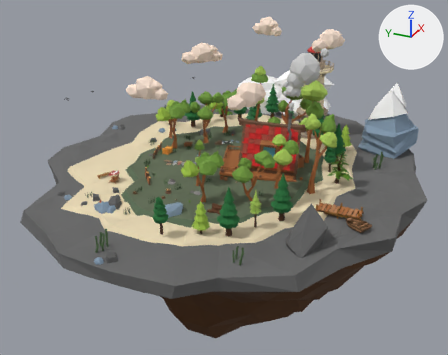
One commit to the glTF model public/models/island/Floating Port.glb: the scene before it, then after it.
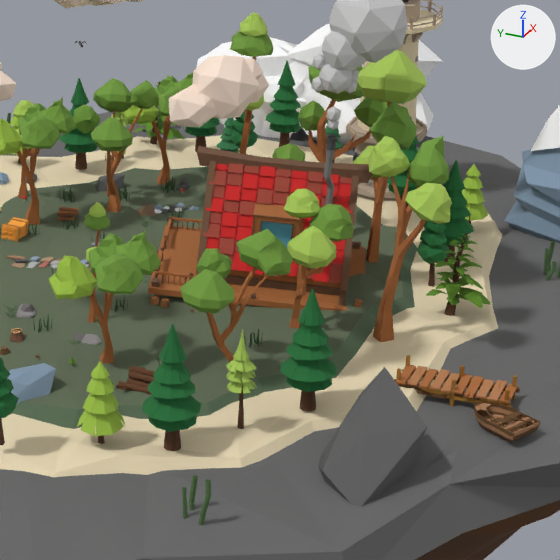
Each version is shown whole from a 50 mm camera at (-39.22, -20.92, 23.57) aimed at (0.12, -3.22, 3.9), then close up on the part from 36% to 85% of the width and 17% to 79% of the height. The lights are fixed; the arrows at upper right show +X, +Y and +Z. Where no turn or scale is listed for an object, it has been applied to the vertices.

The older version as bpy lines, for what is in view:
```python
ob_m_house = bpy.data.objects.new('M_House', me_m_house)
ob_m_house.parent = ob_flaotingbase
ob_m_house.location = (-0.39, -6.76, 6.85)
ob_m_house.rotation_euler = (0.0735, -0.012, 0.314)  # degrees (4.2, -0.7, 18)
ob_m_house.scale = (0.705, 0.705, 0.705)
ob_m_tree_1 = bpy.data.objects.new('M_Tree 1', me_m_tree_1)
ob_m_tree_1.parent = ob_flaotingbase
ob_m_tree_1.location = (2.357, -0.65, 5.375)
ob_m_tree_1.rotation_euler = (0.0419, -0.0615, 1.125)  # degrees (2.4, -3.5, 64)
ob_m_tree_1.scale = (0.705, 0.705, 0.705)
ob_trunk_3__1 = bpy.data.objects.new('Trunk_3 (1)', me_m_trunk_2)
ob_trunk_3__1.parent = ob_tree
ob_trunk_3__1.location = (-1.075, -3.044, 2.643)
ob_trunk_3__1.rotation_euler = (0.0911, -0.027, 3.111)  # degrees (5.2, -1.5, 178)
ob_wood_box__1 = bpy.data.objects.new('Wood Box (1)', me_m_wood_box)
ob_wood_box__1.parent = ob_wood_box
ob_wood_box__1.location = (-1.556, -0.46, 2.693)
ob_wood_box__1.rotation_euler = (-0.0172, 0.00592, 3.084)  # degrees (-1, 0.3, 177)
# also in view: 'Light House' at (8.19, -7.52, 9.29); 'Tree_1 (1)' at (5.63, 2.18, 6.96); 'Rock_1' at (8.29, -13.79, 7.21); 'M_Tree 7 (1)' at (-5.05, -3.7, 7.1); 'Big Rock' at (13.64, -3.16, 6.8)
```
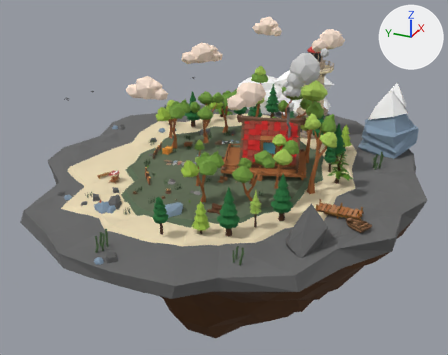
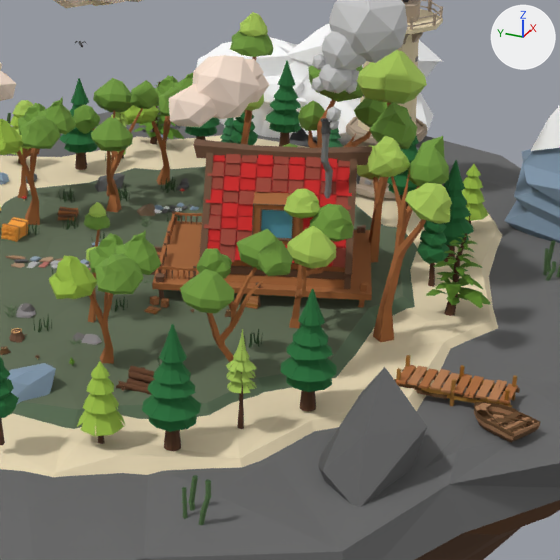
The change, as a list of edits to the scene's bpy script:
```text
Change ob_m_house:
    ob_m_house.location: (-0.39, -6.76, 6.85) -> (-0.378, -6.81, 7.191)
    ob_m_house.rotation_euler: (0.0735, -0.012, 0.314) -> (0.00778, -0.012, 0.314)  # degrees (4.2, -0.7, 18) -> degrees (0.4, -0.7, 18)
Change ob_trunk_3__1:
    ob_trunk_3__1.location: (-1.075, -3.044, 2.643) -> (-2.561, -1.615, 2.634)
Change ob_wood_box__1:
    ob_wood_box__1.location: (-1.556, -0.46, 2.693) -> (-3.048, -0.143, 2.686)
```

Where the change shows, as pixel boxes (x1, y1, x2, y2) in the close-ups (560 x 560 px):
'M_House', moved, turned
    before: (148, 134, 372, 311)
    after: (151, 118, 372, 307)
'Wood Box (1)', moved (not visible before)
    after: (144, 306, 161, 314)
